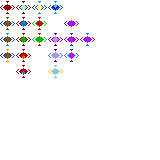
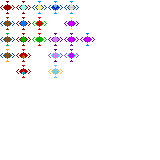
Two versions of the same layered image (w=160, h=160). Layer-by-layer changes:
added group "Featherfall" with 4 layers in group "Alteration" over [64, 1, 79, 14]
added layer "Layer 3" (18th of 21, in "Alteration" › "Featherfall") in group "Featherfall" over [70, 1, 73, 14]
added group "Group 1" with 1 layers in group "Featherfall" over [68, 4, 75, 11]
added layer "Layer 2" (18th of 21, in "Alteration" › "Featherfall" › "Group 1") in group "Group 1" over [68, 4, 75, 11]
added layer "Layer 1" (18th of 21, in "Alteration" › "Featherfall") in group "Featherfall" over [64, 5, 79, 10]
